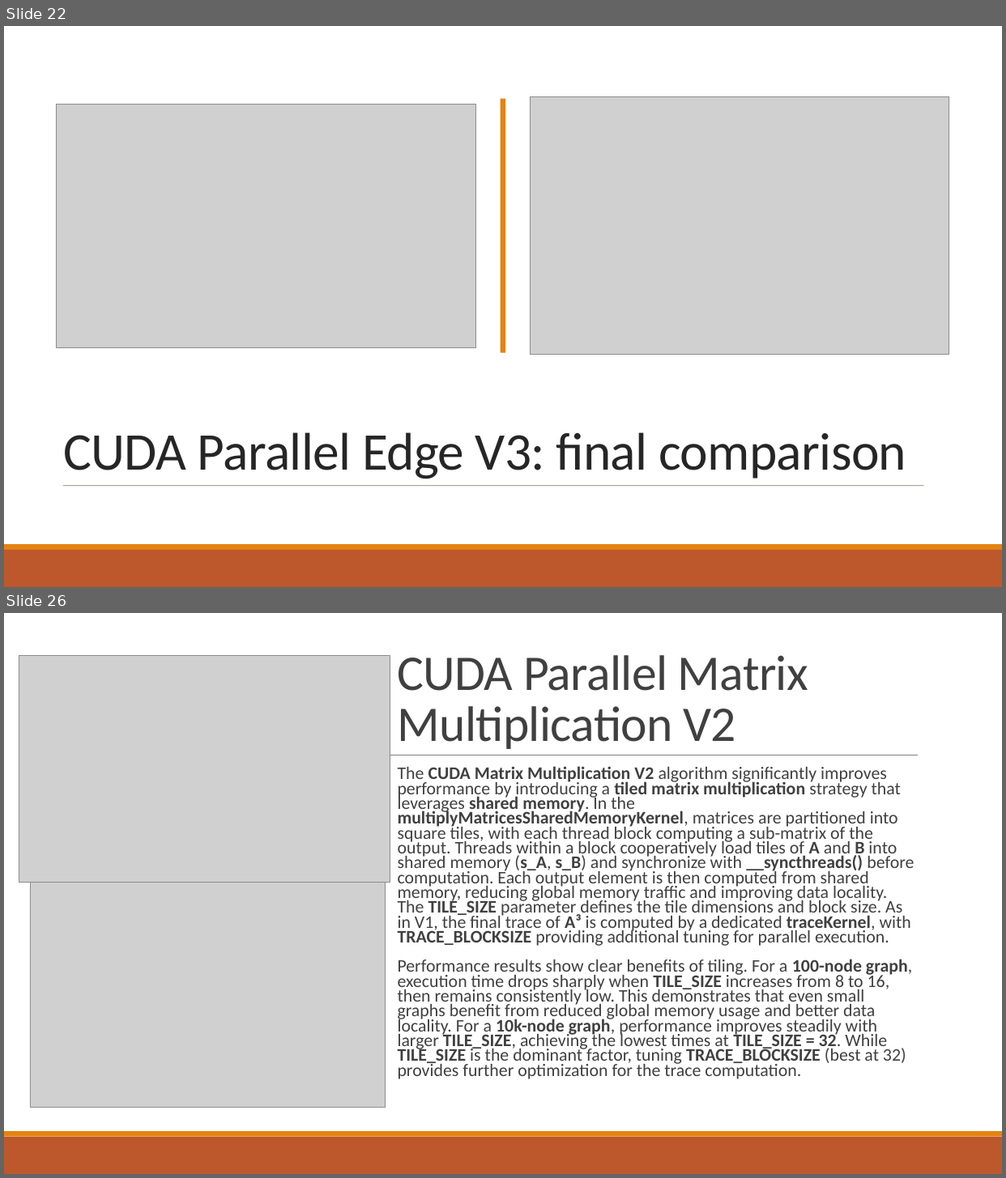
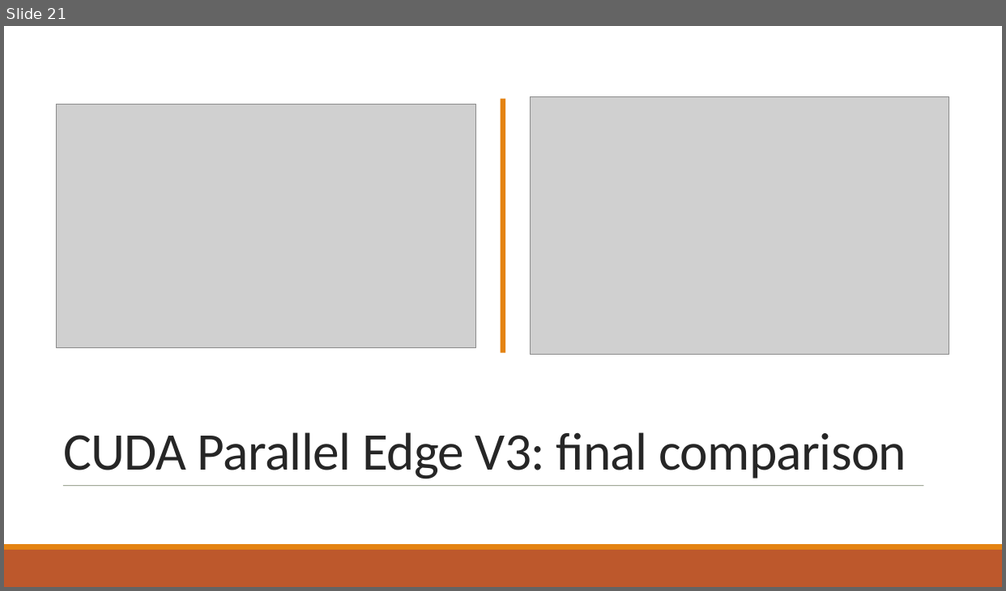
Before and after one commit to RiccardoRevalor/ParallelTriangleCounting, a slide deck: presentation.pptx. Shown one above the other, each under a label of ours: slides 22 and 26 before the commit, slide 21 after it; the slides between them are not shown. The pictures are 1006x1178 and 1006x591 pixels, drawn with LibreOffice and Linux fonts; fonts in the diff are those of the drawing; grey boxes stand for pictures. Boxes give left, top, right and bottom in pixels: in the first picture for what was removed or moved away, otherwise in the second. Text is boxed around its words. In the diff, an @@ line names an element or a change of style, - is before the commit and + after.

```diff
--- a/presentation.pptx
+++ b/presentation.pptx
@@ slide 26 removed at <box>4,613,1002,1174</box>, background #FFFFFF @@
@@ picture removed at <box>19,656,390,883</box> @@
@@ title removed at <box>398,655,808,749</box> @@
-CUDA Parallel Matrix Multiplication V2
@@ line removed from (102, 756) to (918, 756) @@
@@ text removed at <box>398,766,914,1080</box> @@
-  The CUDA Matrix Multiplication V2 algorithm significantly improves performance by introducing a tiled matrix multiplication strategy that leverages shared memory. In the multiplyMatricesSharedMemoryKernel, matrices are partitioned into square tiles, with each thread block computing a sub-matrix of the output. Threads within a block cooperatively load tiles of A and B into shared memory (s_A, s_B) and synchronize with __syncthreads() before computation. Each output element is then computed from shared memory, reducing global memory traffic and improving data locality. The TILE_SIZE parameter defines the tile dimensions and block size. As in V1, the final trace of A³ is computed by a dedicated traceKernel, with TRACE_BLOCKSIZE providing additional tuning for parallel execution.
-  Performance results show clear benefits of tiling. For a 100-node graph, execution time drops sharply when TILE_SIZE increases from 8 to 16, then remains consistently low. This demonstrates that even small graphs benefit from reduced global memory usage and better data locality. For a 10k-node graph, performance improves steadily with larger TILE_SIZE, achieving the lowest times at TILE_SIZE = 32. While TILE_SIZE is the dominant factor, tuning TRACE_BLOCKSIZE (best at 32) provides further optimization for the trace computation.
@@ picture removed at <box>30,883,386,1108</box> @@
@@ rectangle removed at <box>4,1137,1002,1174</box> @@
@@ rectangle removed at <box>4,1131,1002,1137</box> @@
@@ what was slide 22 is now slide 21 @@
```
Also in this commit, not shown: 7 slides changed, 1 slide added, 3 other slides removed, 1 other file.
